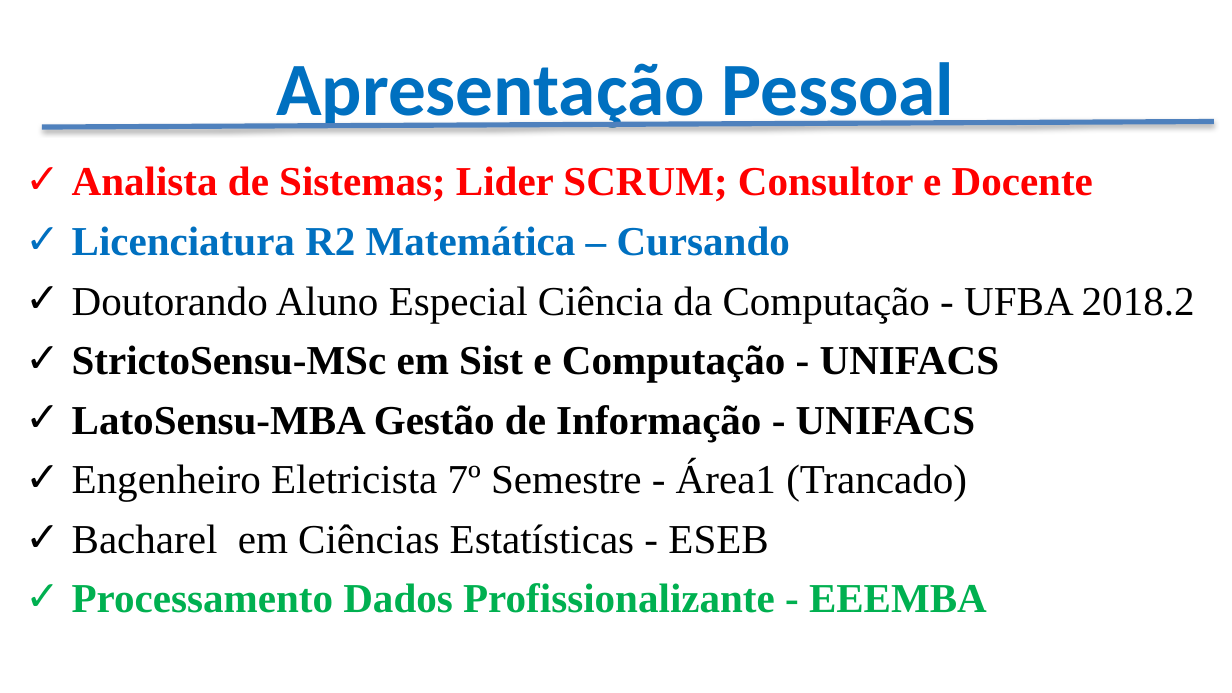
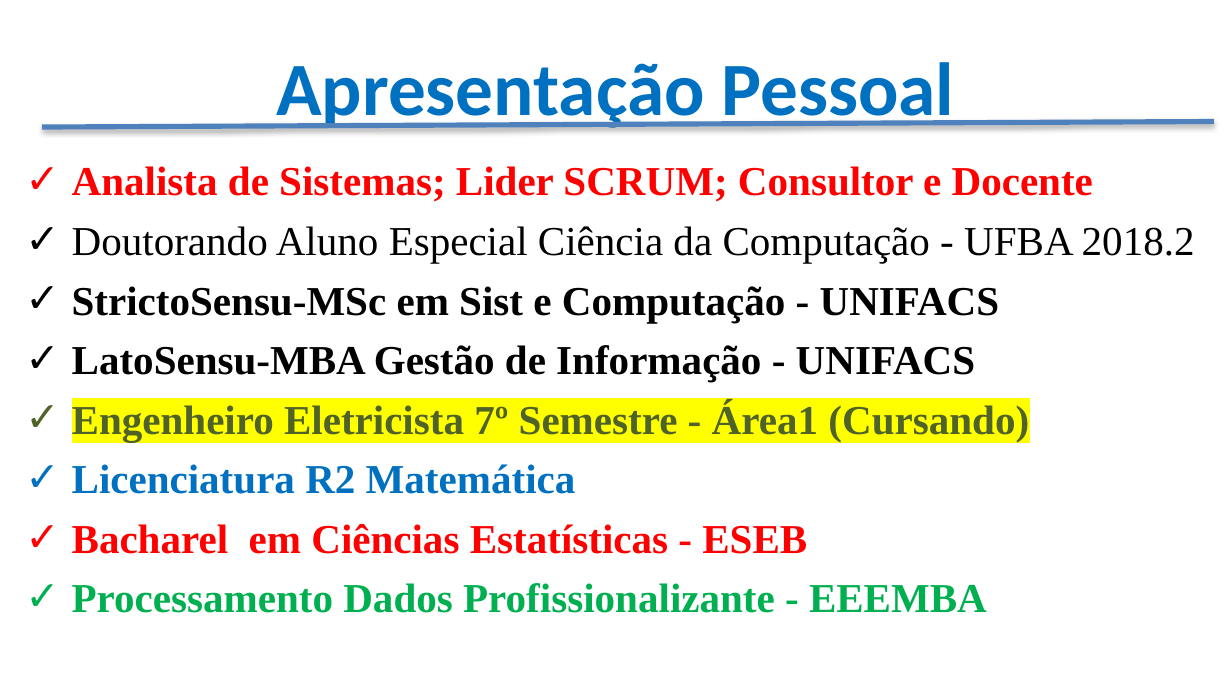
Before and after one commit to CloudEducationBrazil/WydenPythonParadigmas, a slide deck: slide 3 of Apresentação - Programação Python.pptx. Drawn at 1232x693 pixels with LibreOffice and Linux fonts; fonts in the diff are those of the drawing; background and template pictures are left out. Boxes give left, top, right and bottom in pixels: in the first picture for what was removed or moved away, otherwise in the second. Text is boxed around its words. In the diff, an @@ line names an element or a change of style, - is before the commit and + after.

Commit message:
Atualização PPT RAD

```diff
--- a/Apresentação - Programação Python.pptx
+++ b/Apresentação - Programação Python.pptx
@@ text at (72, 226, 790, 256): paragraph removed @@
-✓ Licenciatura R2 Matemática – Cursando
@@ text at (72, 402, 1029, 494): text changed; text colour #000000 to #4F6228; bold on @@
-✓ Engenheiro Eletricista 7º Semestre - Área1 (Trancado)
+✓ Engenheiro Eletricista 7º Semestre - Área1 (Cursando)
+✓ Licenciatura R2 Matemática
@@ text at (72, 524, 807, 554): text colour #000000 to #FF0000, bold on in "Bacharel em Ciências Estatísticas - ESEB" @@
```
Also in this commit, not shown: 11 other files.
